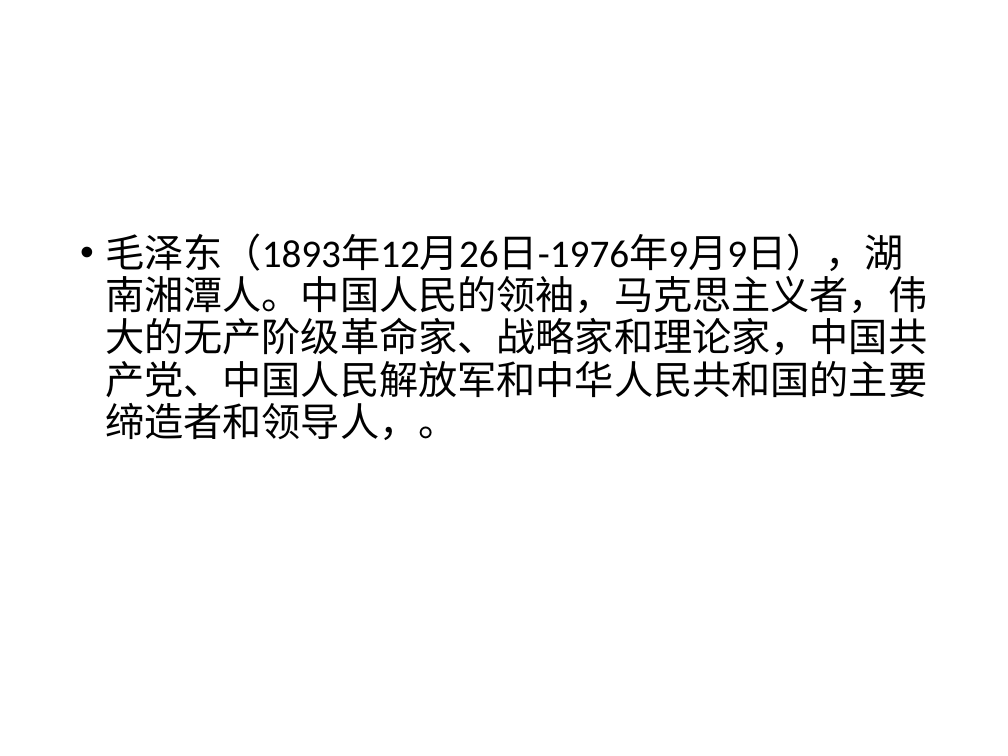
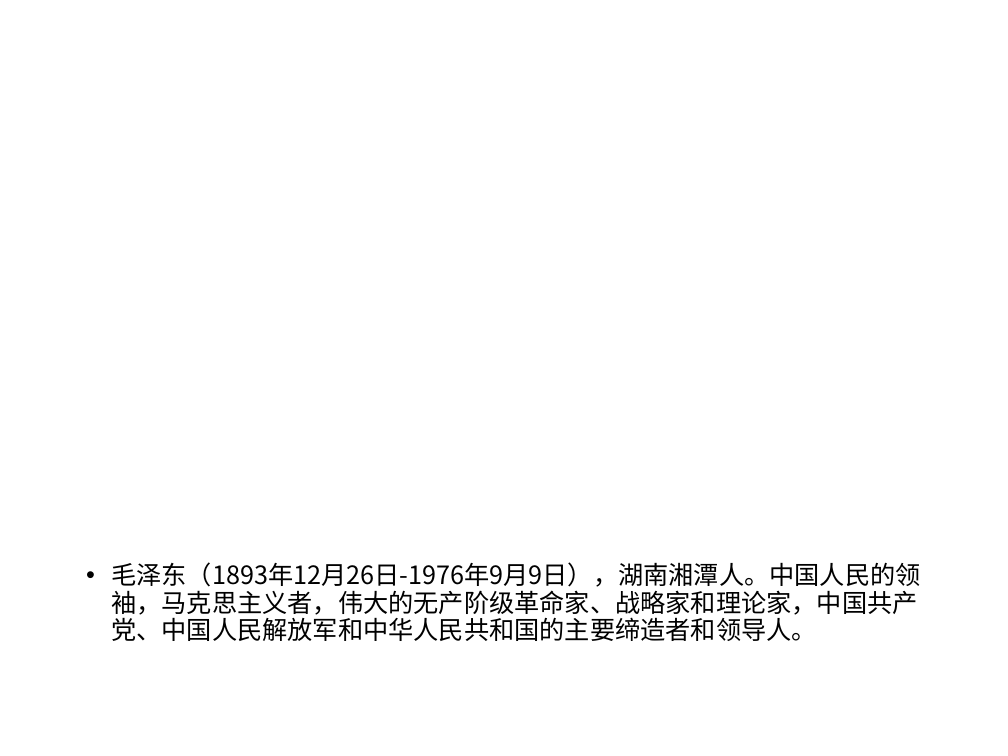
Before and after one commit to 117503445/history-ppt, a slide deck: slide 4 of 近代史张都铭小组.pptx (slide 3 before the commit). Drawn at 1008x756 pixels with LibreOffice and Linux fonts; fonts in the diff are those of the drawing; background and template pictures are left out. Boxes give left, top, right and bottom in pixels: in the first picture for what was removed or moved away, otherwise in the second. Text is boxed around its words. In the diff, an @@ line names an element or a change of style, - is before the commit and + after.

```diff
--- a/近代史张都铭小组.pptx
+++ b/近代史张都铭小组.pptx
@@ text at (x1=111, y1=562, x2=920, y2=641): text changed; size 28 to 18 pt; font Calibri to Noto Sans CJK SC @@
-• 毛泽东（1893年12月26日-1976年9月9日），湖南湘潭人。中国人民的领袖，马克思主义者，伟大的无产阶级革命家、战略家和理论家，中国共产党、中国人民解放军和中华人民共和国的主要缔造者和领导人，。
+• 毛泽东（1893年12月26日-1976年9月9日），湖南湘潭人。中国人民的领袖，马克思主义者，伟大的无产阶级革命家、战略家和理论家，中国共产党、中国人民解放军和中华人民共和国的主要缔造者和领导人。
```
Also in this commit, not shown: 13 other slides changed, 12 slides added, 2 other files.
